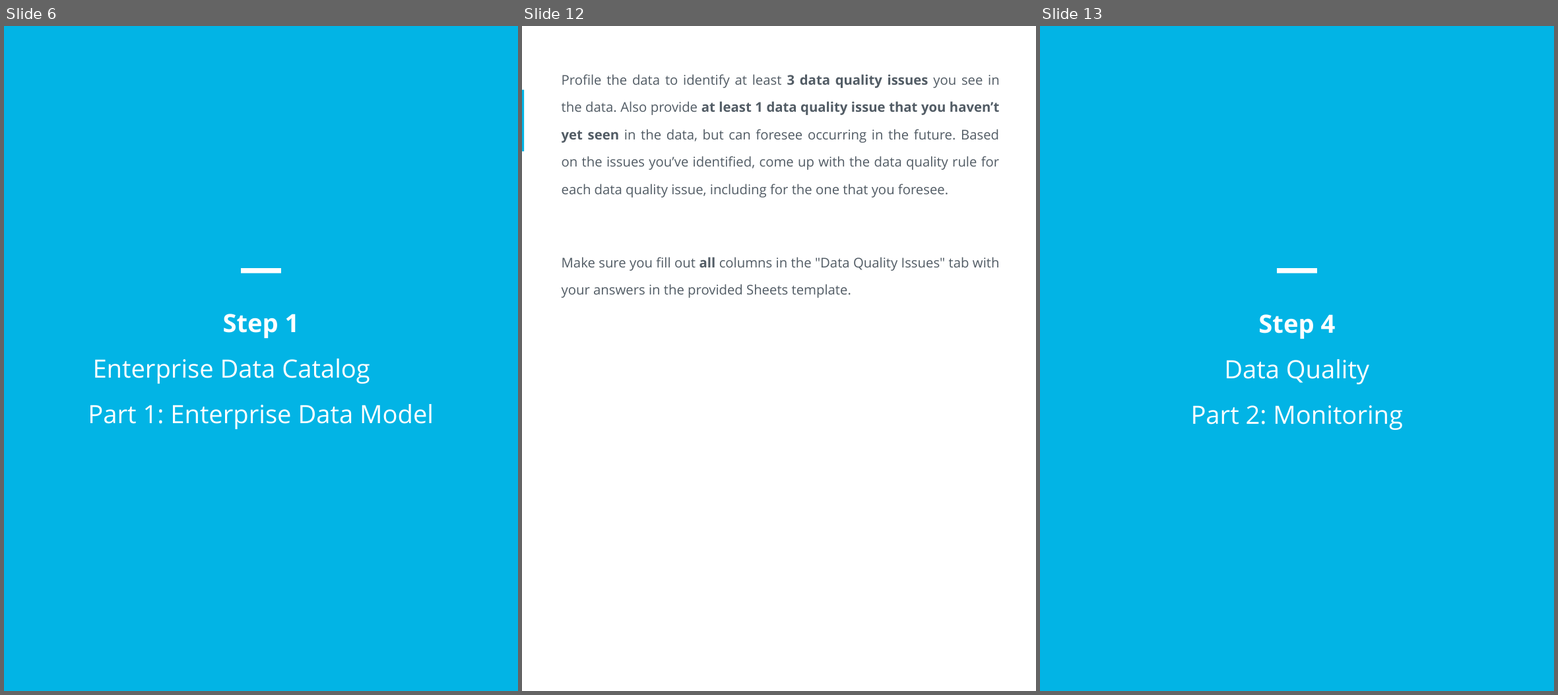
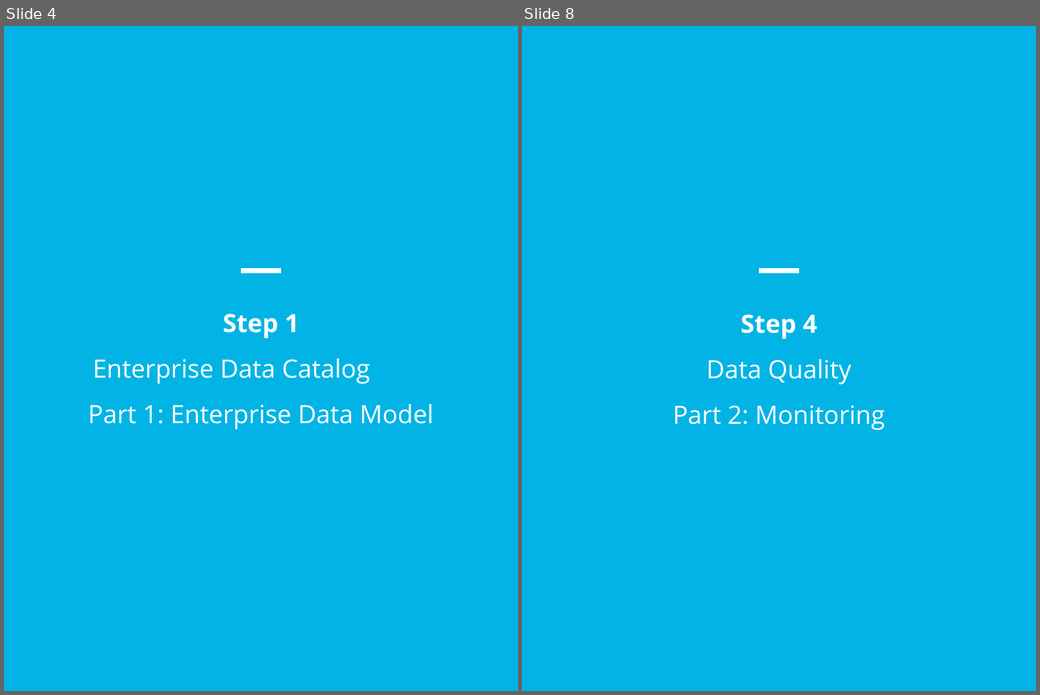
Before and after one commit to mattssll/udacity_data_architect, a slide deck: 4. Data Governance/Project/Starter Template_.pptx. Shown side by side, each under a label of ours: slides 6, 12 and 13 before the commit, slides 4 and 8 after it; the slides between them are not shown. The pictures are 1558x695 and 1040x695 pixels, drawn with LibreOffice and Linux fonts; fonts in the diff are those of the drawing. Boxes give left, top, right and bottom in pixels: in the first picture for what was removed or moved away, otherwise in the second. Text is boxed around its words. In the diff, an @@ line names an element or a change of style, - is before the commit and + after.

```diff
--- a/4. Data Governance/Project/Starter Template_.pptx
+++ b/4. Data Governance/Project/Starter Template_.pptx
@@ slide 12 removed at (x1=522, y1=26, x2=1036, y2=691), background #FFFFFF @@
@@ text removed at (x1=562, y1=74, x2=1000, y2=298) @@
-Profile the data to identify at least 3 data quality issues you see in the data. Also provide at least 1 data quality issue that you haven’t yet seen in the data, but can foresee occurring in the future. Based on the issues you’ve identified, come up with the data quality rule for each data quality issue, including for the one that you foresee.
-Make sure you fill out all columns in the "Data Quality Issues" tab with your answers in the provided Sheets template.
@@ rectangle removed at (x1=522, y1=89, x2=525, y2=151) @@
@@ what was slide 6 is now slide 4 @@
@@ what was slide 13 is now slide 8 @@
```
Also in this commit, not shown: 6 slides changed, 6 other slides removed, 22 other files.
